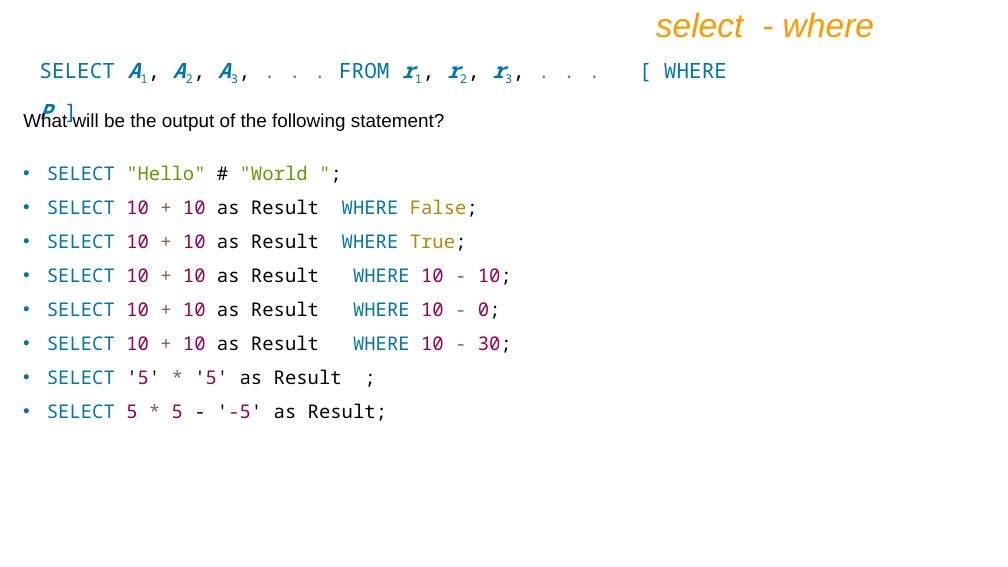
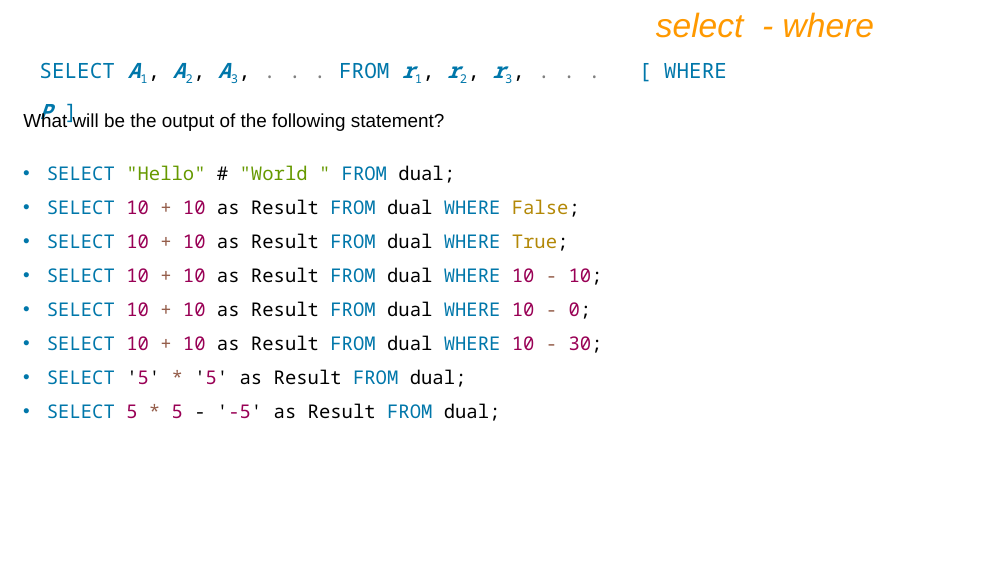
Before and after one commit to shubhamlokhande2147/CDAC-Buddy, a slide deck: slide 142 of DBT/IET MySQL PPT Ver9.pptx. Drawn at 1008x567 pixels with LibreOffice and Linux fonts; fonts in the diff are those of the drawing. Boxes give left, top, right and bottom in pixels: in the first picture for what was removed or moved away, otherwise in the second. Text is boxed around its words. In the diff, an @@ line names an element or a change of style, - is before the commit and + after.

```diff
--- a/DBT/IET MySQL PPT Ver9.pptx
+++ b/DBT/IET MySQL PPT Ver9.pptx
@@ text at bbox=[47, 165, 603, 421]: text changed @@
-• SELECT "Hello" # "World ";
-• SELECT 10 + 10 as Result WHERE False;
-• SELECT 10 + 10 as Result WHERE True;
-• SELECT 10 + 10 as Result WHERE 10 - 10;
-• SELECT 10 + 10 as Result WHERE 10 - 0;
-• SELECT 10 + 10 as Result WHERE 10 - 30;
-• SELECT '5' * '5' as Result ;
-• SELECT 5 * 5 - '-5' as Result;
+• SELECT "Hello" # "World " FROM dual;
+• SELECT 10 + 10 as Result FROM dual WHERE False;
+• SELECT 10 + 10 as Result FROM dual WHERE True;
+• SELECT 10 + 10 as Result FROM dual WHERE 10 - 10;
+• SELECT 10 + 10 as Result FROM dual WHERE 10 - 0;
+• SELECT 10 + 10 as Result FROM dual WHERE 10 - 30;
+• SELECT '5' * '5' as Result FROM dual;
+• SELECT 5 * 5 - '-5' as Result FROM dual;
```
Also in this commit, not shown: 12 other slides changed, 52 slides added, 1 other file.
